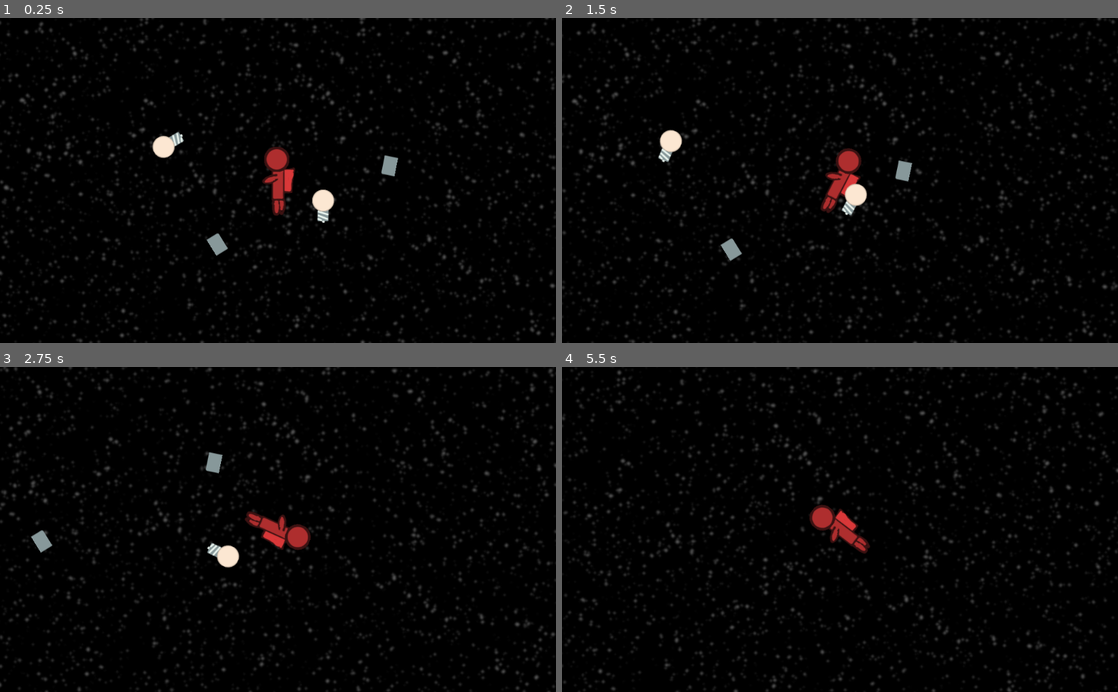
Above: before the commit, frames 1-4 (two rows, left to right).
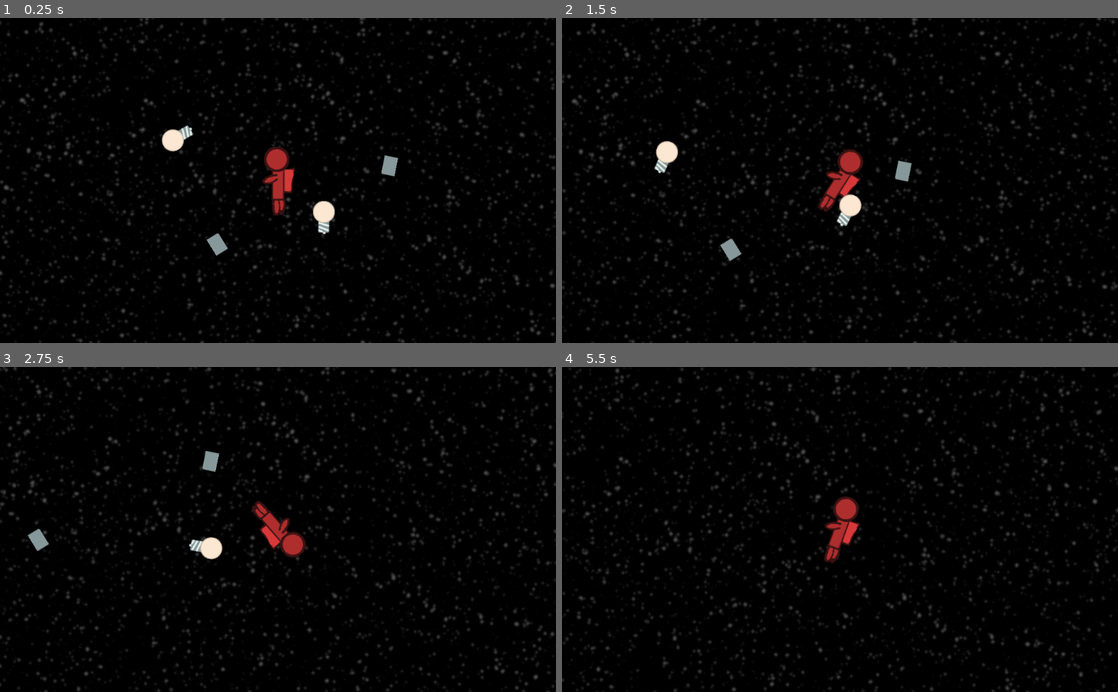
Above: after the commit, the same moments.

Repository: thecyberwraith/cb-gamejam-2021
Game: Godot game, scene res://Levels/Level2/Level2.tscn
Two runs of this game, one before a commit and one after it. Both use one fixed random seed, a clock stepped at 60 frames per second and the inputs below.
Inputs:
- Up to frame 1 (0.25 s): no input
- Up to frame 2 (1.5 s): hold Right (ui_right) 0.53-1.28 s; tap Space (ui_select) at 0.77 s; hold Down (ui_down) from 1.28 s (still down)
- Up to frame 3 (2.75 s): tap Space (ui_select) at 1.52 s; release Down (ui_down) at 2.03 s; hold Right (ui_right) from 2.03 s (still down)
- Up to frame 4 (5.5 s): release Right (ui_right) at 2.78 s; hold Up (ui_up) 2.78-3.53 s; tap Space (ui_select) at 3.02, 3.77, 4.52 s; hold Left (ui_left) 3.53-5.03 s; hold Down (ui_down) from 5.03 s (still down)

The runs differ from the first frame. In frame 1, 0.7% of the frame differs, in the area x 27-61%, y 32-67%; in frame 2, 1.1%; in frame 3, 1.5%; in frame 4, 5.4%, in the area x 0-100%, y 0-100%.

Commit message:
Fixed bulb removal bug.

Diff:
--- a/Items/Bulb/Bulb.tscn
+++ b/Items/Bulb/Bulb.tscn
@@ -16,19 +16,21 @@
 script = ExtResource( 1 )
 
 [node name="Sprite" type="Sprite" parent="."]
-position = Vector2( -1, -21 )
+position = Vector2( 0.336334, -0.0638885 )
 texture = ExtResource( 3 )
 
 [node name="CollisionShape2D" type="CollisionShape2D" parent="."]
-position = Vector2( 0, -18 )
+visible = false
+position = Vector2( -0.445465, -0.627472 )
 shape = SubResource( 1 )
 
 [node name="ItemInteractableArea" type="Area2D" parent="."]
+visible = false
 script = ExtResource( 2 )
 interact_text = "Grab Bulb"
 descriptor = "bulb"
 held_descriptor = "bulb"
 
 [node name="CollisionShape2D" type="CollisionShape2D" parent="ItemInteractableArea"]
-position = Vector2( 0, -16 )
+position = Vector2( -0.218201, 0.0910187 )
 shape = SubResource( 2 )
--- a/Items/Bulb/BulbBase.gd
+++ b/Items/Bulb/BulbBase.gd
@@ -10,7 +10,7 @@
 func _ready():
 	bulb.visible = false
 	interaction.connect("on_place_bulb", self, "on_bulb_placed_callback")
-	interaction.connect("on_remove_bulb", self, "on_bulb_placed_callback")
+	interaction.connect("on_remove_bulb", self, "on_bulb_removed_callback")
 
 func on_bulb_placed_callback():
 	bulb.visible = true
